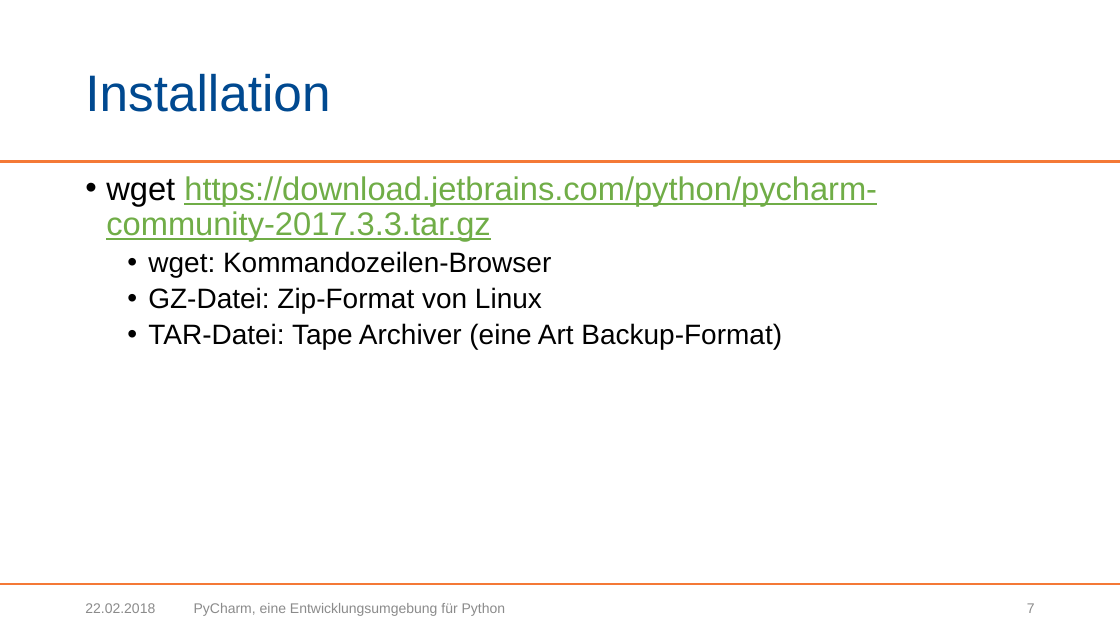
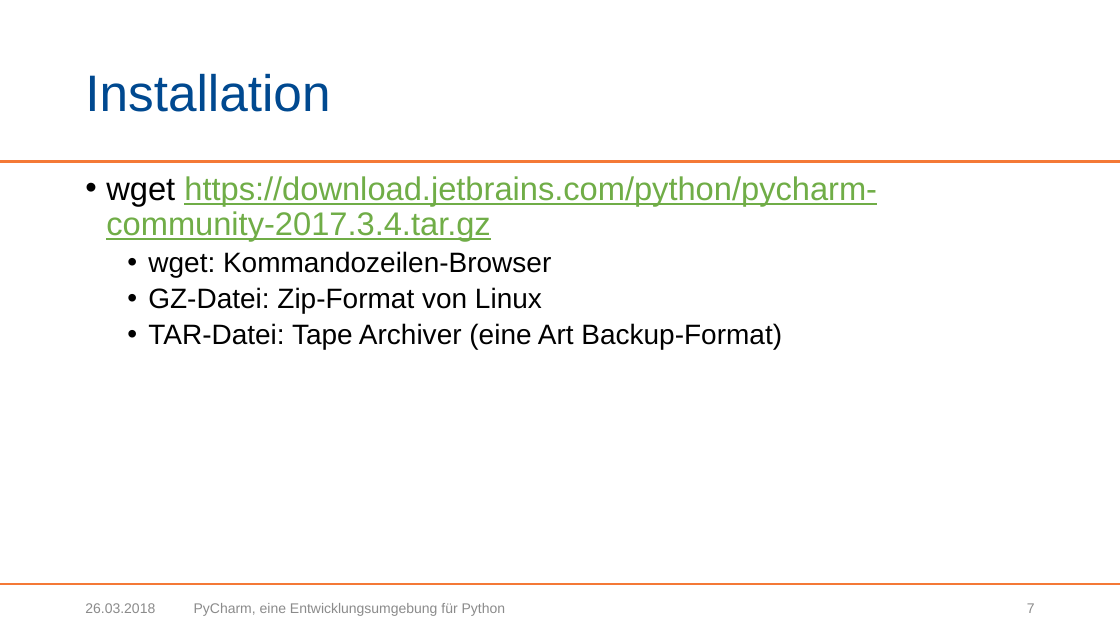
Before and after one commit to BogyMitutoyoCTL/Sophy-Preparation, a slide deck: slide 7 of Präsentationen/Pycharm.pptx. Drawn at 1120x630 pixels with LibreOffice and Linux fonts; fonts in the diff are those of the drawing; background and template pictures are left out. Boxes give left, top, right and bottom in pixels: in the first picture for what was removed or moved away, otherwise in the second. Text is boxed around its words. In the diff, an @@ line names an element or a change of style, - is before the commit and + after.

Commit message:
Anpassung Versionsnummer Pycharm 2017.3.3 -> 2017.3.4

```diff
--- a/Präsentationen/Pycharm.pptx
+++ b/Präsentationen/Pycharm.pptx
@@ text at [106,176,877,241]: text changed @@
-• wget https://download.jetbrains.com/python/pycharm-community-2017.3.3.tar.gz
+• wget https://download.jetbrains.com/python/pycharm-community-2017.3.4.tar.gz
@@ text at [85,603,155,613]: text changed @@
-22.02.2018
+26.03.2018
```
Also in this commit, not shown: 25 other slides changed.
